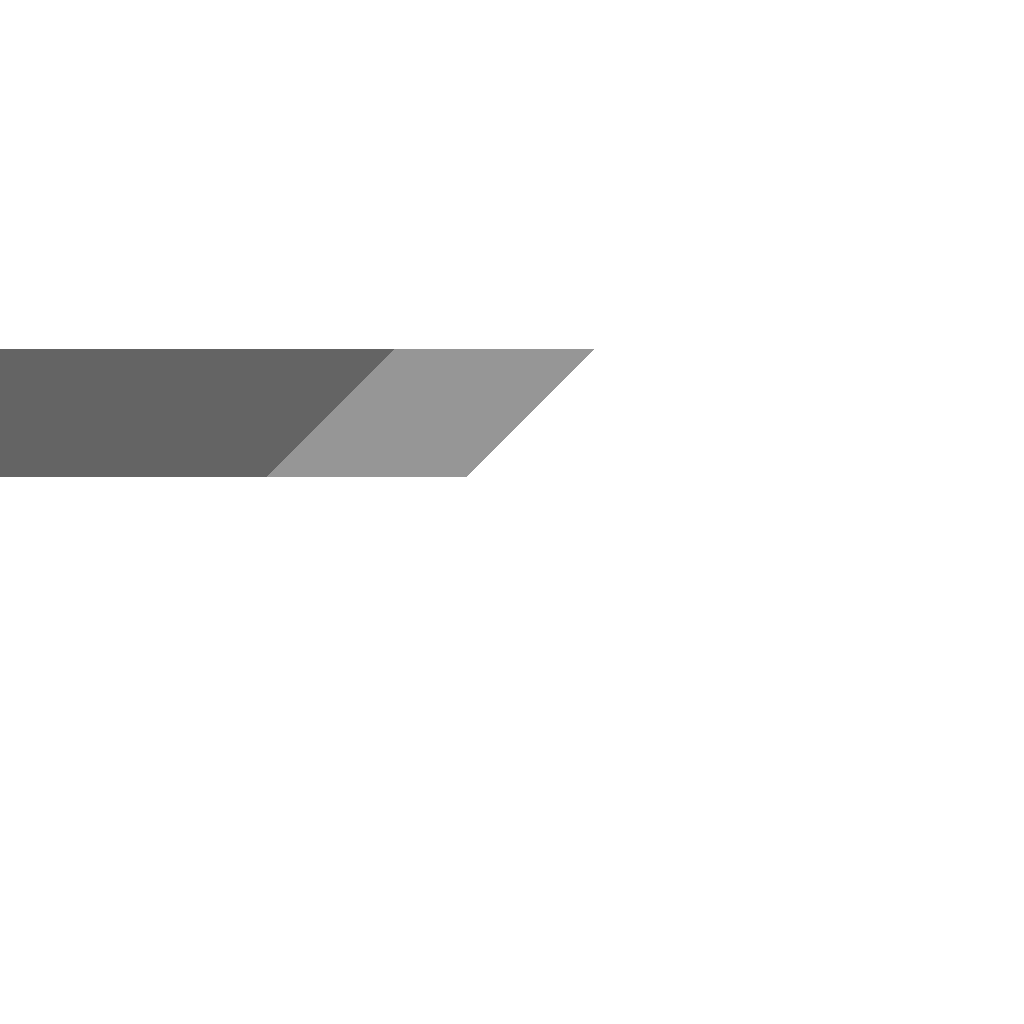
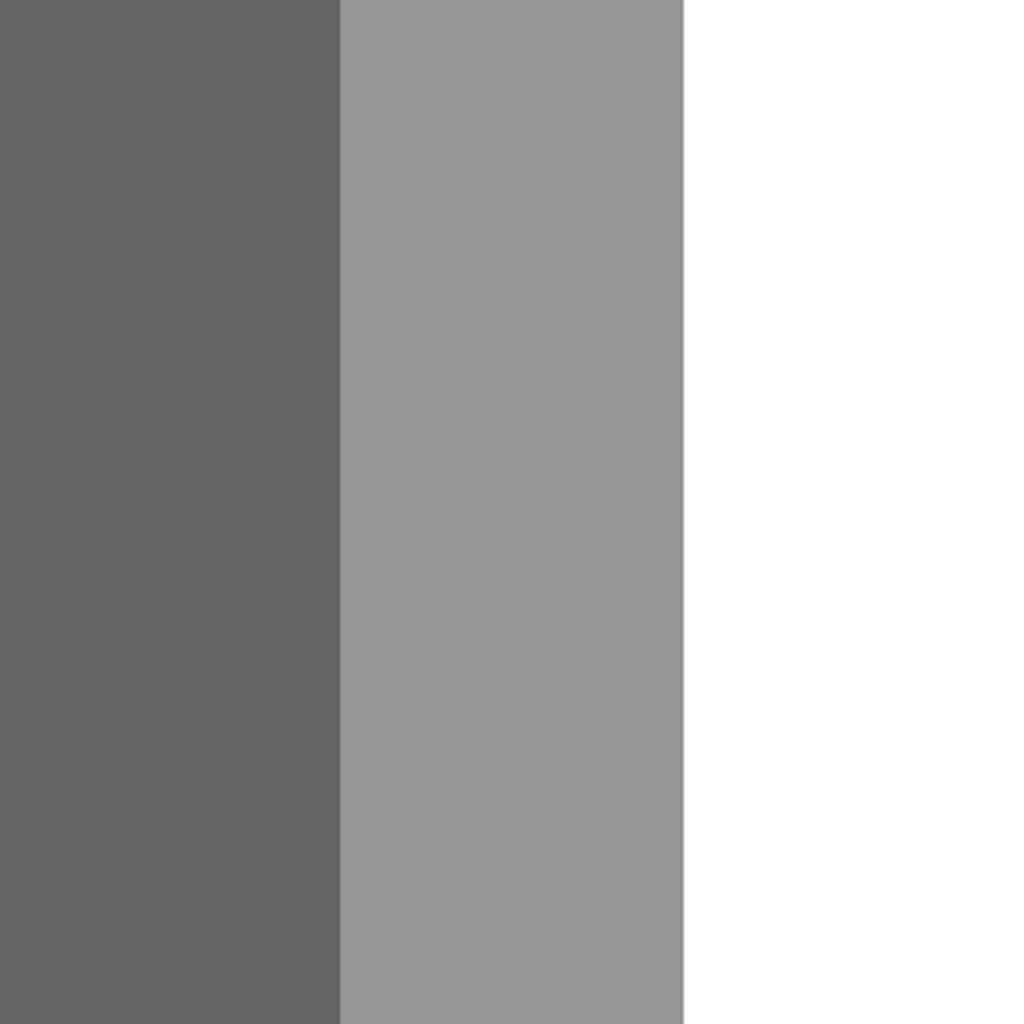
Comparing the layer stacks of the two 1024 x 1024 images. Changes:
added layer "Gradient3 拷贝" above "Gradient3" over (0, 0, 685, 1024)
added group "Gradient3" with 3 layers above "图层 2" over (434, 266, 685, 394)
added layer "图层 5 拷贝 2" in group "Gradient3" over (434, 266, 562, 394)
added layer "图层 5 拷贝" in group "Gradient3" over (562, 266, 685, 394)
